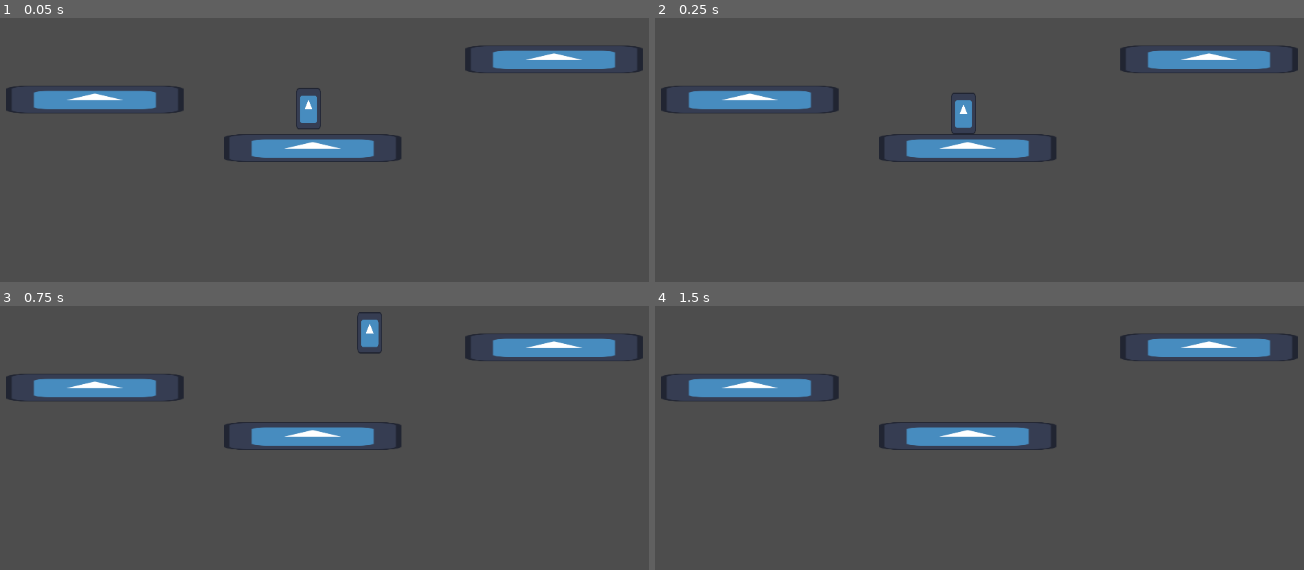
Above: before the commit, frames 1-4 (two rows, left to right).
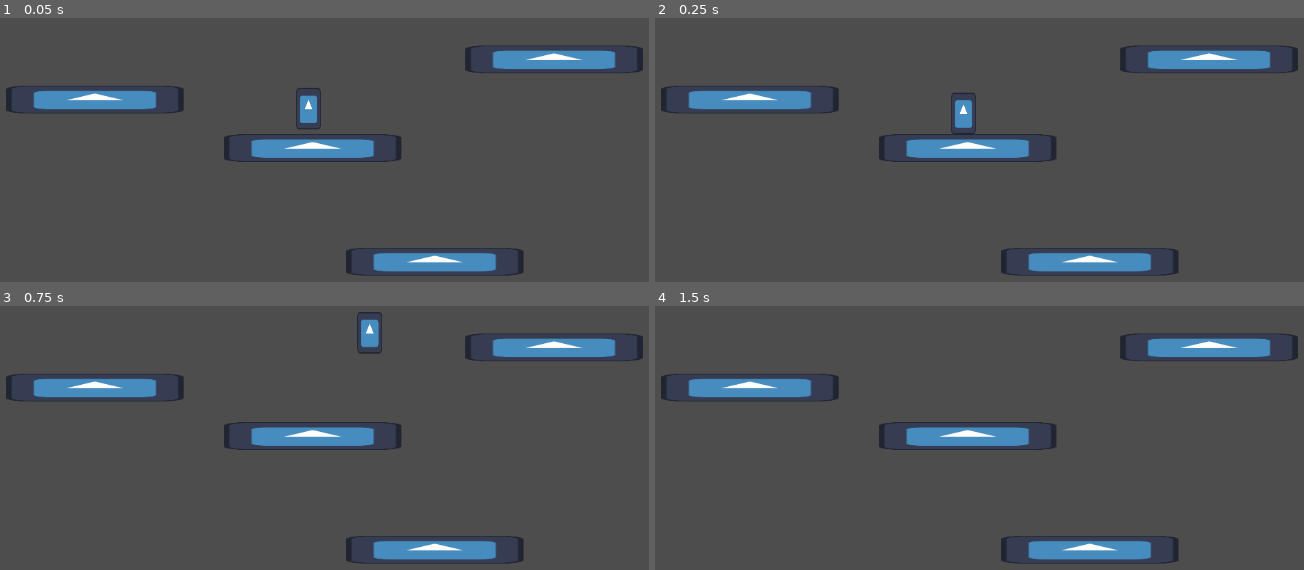
Above: after the commit, the same moments.

Repository: KralikoGames/LudumDare2022
Game: Godot game, scene res://TestingOnly.tscn
Same seed, same stepped clock (60 frames per second), same inputs: the game is played once before the commit and once after it. The engine's default icon, where the game draws it, is replaced by a stand-in: a white triangle on a blue panel in a dark square.
Inputs:
- Up to frame 1 (0.05 s): no input
- Up to frame 2 (0.25 s): no input
- Up to frame 3 (0.75 s): tap Enter (ui_accept) at 0.5, 0.6 s; hold Right (ui_right) from 0.53 s (still down)
- Up to frame 4 (1.5 s): keep holding Right (ui_right); tap Enter (ui_accept) at 0.77, 1.07, 1.35 s

The runs differ from the first frame. In frame 1, 1.7% of the frame differs, in the area x 53-81%, y 87-98%; in frame 2, 1.7%; in frame 3, 1.7%; in frame 4, 1.7%.

Commit message:
Added parameters for Player UI and updated inputs

Diff:
--- a/Scripts/Player.gd
+++ b/Scripts/Player.gd
@@ -1,15 +1,15 @@
 extends CharacterBody2D
 
 
-const SPEED = 80
-const JUMP_VELOCITY = -400
-const SHORT_HOP_MODIFIER = 5
+@export var SPEED = 80
+@export var JUMP_VELOCITY = -400
+@export var SHORT_HOP_MODIFIER = 5
 const APEX_JUMP_THRESHOLD = 10
 const APEX_BONUS = 1
 const MIN_FALL_SPEED = 0
 const MAX_FALL_SPEED = 0
-const GROUND_FRICTION = 0.80
-const CYOTE_TIME = 0.09
+@export var GROUND_FRICTION = 0.80
+@export var COYOTE_TIME = 0.09
 
 
 # Get the gravity from the project settings to be synced with RigidBody nodes.
@@ -32,7 +32,7 @@
 	# Handle Jump.
 	if Input.is_action_just_pressed("ui_accept") and is_on_floor():
 		velocity.y = JUMP_VELOCITY
-	elif Input.is_action_just_pressed("ui_accept") and time_since_fall < CYOTE_TIME:
+	elif Input.is_action_just_pressed("ui_accept") and time_since_fall < COYOTE_TIME:
 		velocity.y = JUMP_VELOCITY
 	elif Input.is_action_just_pressed("ui_accept"):
 		# Save jump
@@ -56,10 +56,10 @@
 
 
 	# Increases as you get closer to the apex
-#	var apex_point = lerp(0, 10, inverse_lerp(0, 10, abs(velocity.y)))
-#
-#	var apex_bonus = direction * APEX_BONUS * apex_point
-#	print(apex_point)
+	var apex_point = inverse_lerp(1000, 0, abs(velocity.y))
+
+	var apex_bonus = APEX_BONUS * apex_point
+	print(apex_bonus)
 
 	# Get the input direction and handle the movement/deceleration.
 	# As good practice, you should replace UI actions with custom gameplay actions.
--- a/TestingOnly.tscn
+++ b/TestingOnly.tscn
@@ -11,6 +11,9 @@
 [node name="Platform" parent="." instance=ExtResource("2_m280g")]
 position = Vector2(3, 30)
 
+[node name="Platform" parent="Platform" instance=ExtResource("2_m280g")]
+position = Vector2(88, 82)
+
 [node name="Platform2" parent="." instance=ExtResource("2_m280g")]
 position = Vector2(177, -34)
 
--- a/project.godot
+++ b/project.godot
@@ -14,3 +14,29 @@
 run/main_scene="res://TestingOnly.tscn"
 config/features=PackedStringArray("4.0", "Vulkan Clustered")
 config/icon="res://Art/icon.svg"
+
+[input]
+
+ui_accept={
+"deadzone": 0.5,
+"events": [Object(InputEventKey,"resource_local_to_scene":false,"resource_name":"","device":0,"window_id":0,"alt_pressed":false,"shift_pressed":false,"ctrl_pressed":false,"meta_pressed":false,"pressed":false,"keycode":4194309,"physical_keycode":0,"unicode":4194309,"echo":false,"script":null)
+, Object(InputEventKey,"resource_local_to_scene":false,"resource_name":"","device":0,"window_id":0,"alt_pressed":false,"shift_pressed":false,"ctrl_pressed":false,"meta_pressed":false,"pressed":false,"keycode":4194310,"physical_keycode":0,"unicode":4194310,"echo":false,"script":null)
+, Object(InputEventKey,"resource_local_to_scene":false,"resource_name":"","device":0,"window_id":0,"alt_pressed":false,"shift_pressed":false,"ctrl_pressed":false,"meta_pressed":false,"pressed":false,"keycode":32,"physical_keycode":0,"unicode":32,"echo":false,"script":null)
+, Object(InputEventKey,"resource_local_to_scene":false,"resource_name":"","device":0,"window_id":0,"alt_pressed":false,"shift_pressed":false,"ctrl_pressed":false,"meta_pressed":false,"pressed":false,"keycode":0,"physical_keycode":4194320,"unicode":0,"echo":false,"script":null)
+, Object(InputEventKey,"resource_local_to_scene":false,"resource_name":"","device":0,"window_id":0,"alt_pressed":false,"shift_pressed":false,"ctrl_pressed":false,"meta_pressed":false,"pressed":false,"keycode":0,"physical_keycode":87,"unicode":0,"echo":false,"script":null)
+]
+}
+ui_left={
+"deadzone": 0.5,
+"events": [Object(InputEventKey,"resource_local_to_scene":false,"resource_name":"","device":0,"window_id":0,"alt_pressed":false,"shift_pressed":false,"ctrl_pressed":false,"meta_pressed":false,"pressed":false,"keycode":4194319,"physical_keycode":0,"unicode":4194319,"echo":false,"script":null)
+, Object(InputEventJoypadButton,"resource_local_to_scene":false,"resource_name":"","device":0,"button_index":13,"pressure":0.0,"pressed":false,"script":null)
+, Object(InputEventKey,"resource_local_to_scene":false,"resource_name":"","device":0,"window_id":0,"alt_pressed":false,"shift_pressed":false,"ctrl_pressed":false,"meta_pressed":false,"pressed":false,"keycode":0,"physical_keycode":65,"unicode":0,"echo":false,"script":null)
+]
+}
+ui_right={
+"deadzone": 0.5,
+"events": [Object(InputEventKey,"resource_local_to_scene":false,"resource_name":"","device":0,"window_id":0,"alt_pressed":false,"shift_pressed":false,"ctrl_pressed":false,"meta_pressed":false,"pressed":false,"keycode":4194321,"physical_keycode":0,"unicode":4194321,"echo":false,"script":null)
+, Object(InputEventJoypadButton,"resource_local_to_scene":false,"resource_name":"","device":0,"button_index":14,"pressure":0.0,"pressed":false,"script":null)
+, Object(InputEventKey,"resource_local_to_scene":false,"resource_name":"","device":0,"window_id":0,"alt_pressed":false,"shift_pressed":false,"ctrl_pressed":false,"meta_pressed":false,"pressed":false,"keycode":0,"physical_keycode":68,"unicode":0,"echo":false,"script":null)
+]
+}
